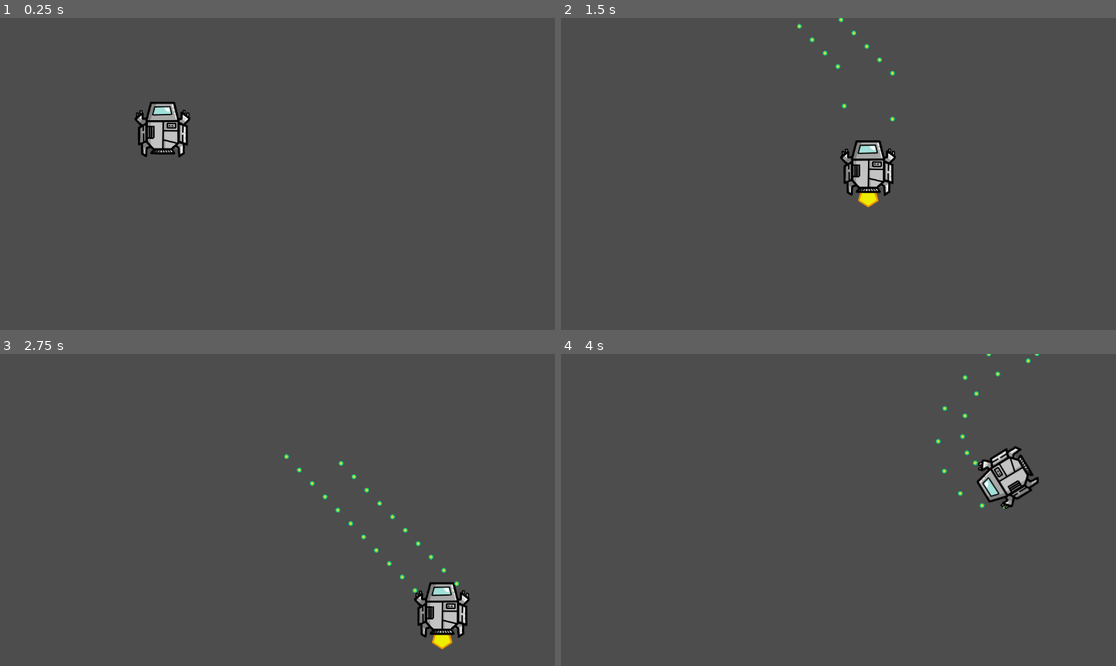
Above: before the commit, frames 1-4 (two rows, left to right).
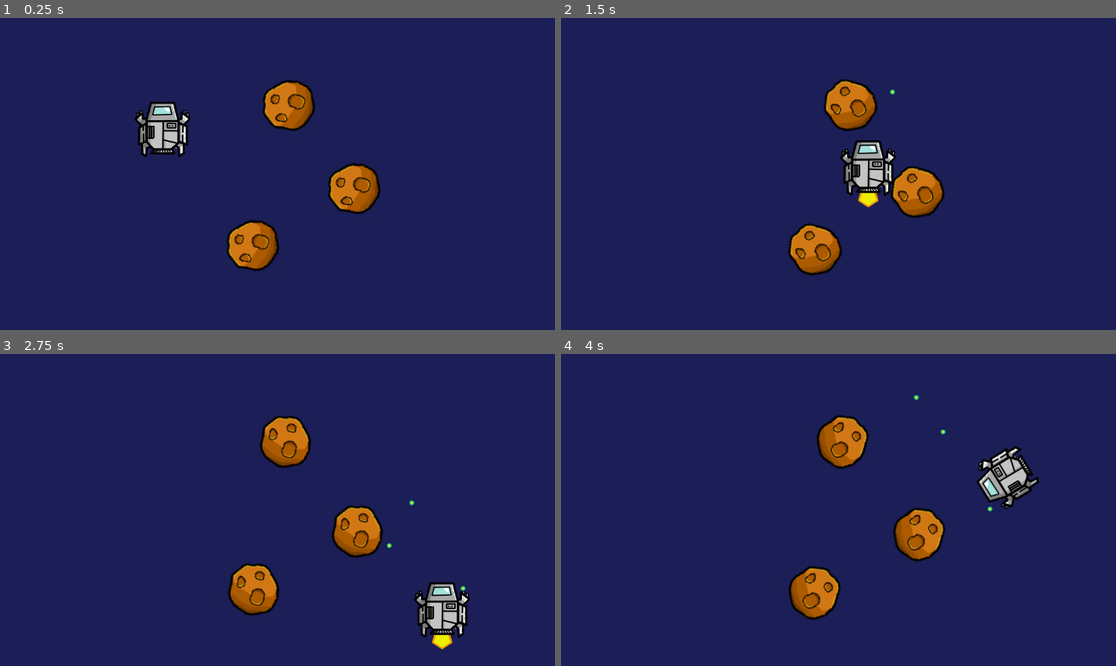
Above: after the commit, the same moments.

Repository: proJJ999/Spaceship-Enjoyer
Game: Godot game, scene res://main.tscn
The game is run twice, just before and just after one commit, with the same random seed, the same clock (stepped at 60 frames per second) and the same inputs.
Inputs:
- Up to frame 1 (0.25 s): no input
- Up to frame 2 (1.5 s): hold D (move_right) 0.53-1.28 s; hold Up (shoot) 0.53-1.28 s; hold S (move_down) from 1.28 s (still down); tap Up (shoot) at 1.35 s
- Up to frame 3 (2.75 s): release S (move_down) at 2.03 s; hold D (move_right) from 2.03 s (still down); hold Up (shoot) from 2.03 s (still down)
- Up to frame 4 (4 s): release D (move_right) at 2.78 s; release Up (shoot) at 2.78 s; hold W (move_up) 2.78-3.53 s; tap Up (shoot) at 2.85 s; hold Left (left) from 3.53 s (still down); hold Up (shoot) from 3.53 s (still down)

The runs differ from the first frame. In frame 1, 99% of the frame differs, in the area x 0-100%, y 0-100%; in frame 2, 99%; in frame 3, 99%; in frame 4, 99%.
Error after the commit: Invalid call. Nonexistent function 'get_damage' in base 'Area2D (player.gd)'. (res://meteor.gd:43)

Commit message:
Added breakable meteors to the game

Diff:
--- a/bullet.gd
+++ b/bullet.gd
@@ -1,7 +1,17 @@
 extends Area2D
 
-@export var speed = 25000
+@export var speed = 40000
+var damage = 1
+var source_node : Node
 
 func _process(delta):
 	var velocity = Vector2.UP.rotated(rotation) * speed * delta
 	position += velocity * delta
+
+func get_damage():
+	return damage
+
+
+func despawn(area):
+	if (area != source_node):
+		queue_free()
--- a/bullet.tscn
+++ b/bullet.tscn
@@ -15,3 +15,5 @@
 
 [node name="CollisionShape2D" type="CollisionShape2D" parent="."]
 shape = SubResource("CircleShape2D_od7lo")
+
+[connection signal="area_entered" from="." to="." method="despawn"]
--- a/main.gd
+++ b/main.gd
@@ -10,7 +10,6 @@
 func _process(delta):
 	pass
 
-
 func _on_player_bullet_shot(parent, bullet):
 	bullet.position = bullet.position.rotated(parent.rotation) + parent.global_position
 	add_child(bullet)
--- a/main.tscn
+++ b/main.tscn
@@ -1,11 +1,29 @@
-[gd_scene load_steps=3 format=3 uid="uid://bf52wrvu25yjc"]
+[gd_scene load_steps=4 format=3 uid="uid://bf52wrvu25yjc"]
 
 [ext_resource type="Script" path="res://main.gd" id="1_jmrt4"]
 [ext_resource type="PackedScene" uid="uid://q6d8su1x4qb0" path="res://player.tscn" id="2_2rbkg"]
+[ext_resource type="PackedScene" uid="uid://dytb83n60dm4k" path="res://meteor.tscn" id="3_yvhw1"]
 
 [node name="Main" type="Node"]
 script = ExtResource("1_jmrt4")
 
+[node name="ColorRect" type="ColorRect" parent="."]
+anchors_preset = 15
+anchor_right = 1.0
+anchor_bottom = 1.0
+grow_horizontal = 2
+grow_vertical = 2
+color = Color(0.0392157, 0.0509804, 0.356863, 0.72549)
+
 [node name="Player" parent="." instance=ExtResource("2_2rbkg")]
 
+[node name="Meteor" parent="." instance=ExtResource("3_yvhw1")]
+position = Vector2(596, 184)
+
+[node name="Meteor2" parent="." instance=ExtResource("3_yvhw1")]
+position = Vector2(522, 473)
+
+[node name="Meteor3" parent="." instance=ExtResource("3_yvhw1")]
+position = Vector2(732, 355)
+
 [connection signal="bullet_shot" from="Player" to="." method="_on_player_bullet_shot"]
--- /dev/null
+++ b/meteor.gd
@@ -0,0 +1,57 @@
+extends Area2D
+
+var life = 10
+var BROKEN_THRESHHOLD = 5
+
+var target : Vector2
+var move_angle : float
+var MIN_MOVEMENT_DISTANCE = 20
+var MAX_MOVEMENT_DISTANCE = 50
+var SPEED = 5
+
+var radiant_speed : float
+var radiant_direction : int
+
+# Called when the node enters the scene tree for the first time.
+func _ready():
+	$AnimatedSprite2D.play("full_life")
+	radiant_speed = PI / randi_range(4, 8)
+	radiant_direction = 1 - 2 * randi_range(0, 1)
+	target = position
+
+
+# Called every frame. 'delta' is the elapsed time since the previous frame.
+func _process(delta):
+	if (position.distance_to(target) <= 40):
+		target = calc_new_target()
+		move_angle = position.angle_to_point(target)
+	var velocity = Vector2.RIGHT.rotated(move_angle) * SPEED
+	position += velocity * delta
+
+	rotation += radiant_direction * radiant_speed * delta
+
+func calc_new_target():
+	var target_x = randi_range(MIN_MOVEMENT_DISTANCE, MAX_MOVEMENT_DISTANCE)
+	target_x = target_x * (1 - 2 * randi_range(0, 1))
+	var target_y = randi_range(MIN_MOVEMENT_DISTANCE, MAX_MOVEMENT_DISTANCE)
+	target_y = target_y * (1 - 2 * randi_range(0, 1))
+	var relative_target = Vector2(target_x, target_y)
+	relative_target = relative_target.rotated(randf_range(0, 2 * PI))
+	return position + relative_target
+
+func _on_area_entered(area):
+	var damage = area.get_damage()
+	updateLife(damage)
+
+
+func updateLife(damage):
+	life -= damage
+	if (life <= BROKEN_THRESHHOLD):
+		$AnimatedSprite2D.play("broken")
+	if (life <= 0):
+		$CollisionShape2D.set_deferred("disabled", true)
+		$AnimatedSprite2D.play("exploded")
+		$AnimationPlayer.play("die")
+		self.set_process(false)
+		await $AnimationPlayer.animation_finished
+		queue_free()
--- /dev/null
+++ b/meteor.tscn
@@ -0,0 +1,115 @@
+[gd_scene load_steps=12 format=3 uid="uid://dytb83n60dm4k"]
+
+[ext_resource type="Script" path="res://meteor.gd" id="1_emrn0"]
+[ext_resource type="Texture2D" uid="uid://beyoja62h2yt6" path="res://assets/meteor.png" id="1_vue00"]
+[ext_resource type="Texture2D" uid="uid://of6xp32gm0q3" path="res://assets/meteor_broken.png" id="2_ph6fh"]
+[ext_resource type="Texture2D" uid="uid://0f5nd507uv85" path="res://assets/meteor_exploding.png" id="3_li66g"]
+
+[sub_resource type="Shader" id="Shader_7582e"]
+code = "shader_type canvas_item;
+render_mode unshaded;
+
+uniform float opacity_loss : hint_range(0.0, 1.0);
+
+void fragment() {
+	float alpha = COLOR.a;
+	if (alpha > 0.0)
+	{
+		alpha -= opacity_loss;
+		if (alpha < 0.0)
+		{
+			alpha = 0.0;
+		}
+		COLOR.a = alpha;
+	}
+}
+"
+
+[sub_resource type="ShaderMaterial" id="ShaderMaterial_av1i3"]
+resource_local_to_scene = true
+shader = SubResource("Shader_7582e")
+shader_parameter/opacity_loss = 0.0
+
+[sub_resource type="SpriteFrames" id="SpriteFrames_vv4pb"]
+animations = [{
+"frames": [{
+"duration": 1.0,
+"texture": ExtResource("2_ph6fh")
+}],
+"loop": true,
+"name": &"broken",
+"speed": 5.0
+}, {
+"frames": [{
+"duration": 1.0,
+"texture": ExtResource("3_li66g")
+}],
+"loop": true,
+"name": &"exploded",
+"speed": 5.0
+}, {
+"frames": [{
+"duration": 1.0,
+"texture": ExtResource("1_vue00")
+}],
+"loop": true,
+"name": &"full_life",
+"speed": 5.0
+}]
+
+[sub_resource type="CircleShape2D" id="CircleShape2D_5ko80"]
+radius = 42.0119
+
+[sub_resource type="Animation" id="Animation_u1sko"]
+resource_name = "die"
+tracks/0/type = "bezier"
+tracks/0/imported = false
+tracks/0/enabled = true
+tracks/0/path = NodePath("AnimatedSprite2D:material:shader_parameter/opacity_loss")
+tracks/0/interp = 1
+tracks/0/loop_wrap = true
+tracks/0/keys = {
+"handle_modes": PackedInt32Array(0, 0),
+"points": PackedFloat32Array(0, -0.25, 0, 0.25, 0, 1, -0.25, 0, 0.25, 0),
+"times": PackedFloat32Array(0.3, 1)
+}
+
+[sub_resource type="Animation" id="Animation_wb62g"]
+length = 0.001
+tracks/0/type = "bezier"
+tracks/0/imported = false
+tracks/0/enabled = true
+tracks/0/path = NodePath("AnimatedSprite2D:material:shader_parameter/opacity_loss")
+tracks/0/interp = 1
+tracks/0/loop_wrap = true
+tracks/0/keys = {
+"handle_modes": PackedInt32Array(0),
+"points": PackedFloat32Array(0, -0.25, 0, 0.25, 0),
+"times": PackedFloat32Array(0)
+}
+
+[sub_resource type="AnimationLibrary" id="AnimationLibrary_78i3d"]
+_data = {
+"RESET": SubResource("Animation_wb62g"),
+"die": SubResource("Animation_u1sko")
+}
+
+[node name="Meteor" type="Area2D"]
+script = ExtResource("1_emrn0")
+
+[node name="AnimatedSprite2D" type="AnimatedSprite2D" parent="."]
+material = SubResource("ShaderMaterial_av1i3")
+scale = Vector2(1.25, 1.25)
+sprite_frames = SubResource("SpriteFrames_vv4pb")
+animation = &"exploded"
+
+[node name="CollisionShape2D" type="CollisionShape2D" parent="."]
+scale = Vector2(1.25, 1.25)
+shape = SubResource("CircleShape2D_5ko80")
+
+[node name="AnimationPlayer" type="AnimationPlayer" parent="."]
+libraries = {
+"": SubResource("AnimationLibrary_78i3d")
+}
+
+[connection signal="area_entered" from="." to="." method="_on_area_entered"]
--- a/player.gd
+++ b/player.gd
@@ -58,6 +58,7 @@
 	cannon_switch = not cannon_switch
 	bullet.position = start
 	bullet.rotation = rotation
+	bullet.source_node =  self
 	bullet_shot.emit(self, bullet)
 
 	await $BulletCooldown.timeout
--- a/player.tscn
+++ b/player.tscn
@@ -48,5 +48,5 @@
 position = Vector2(-50, -50)
 
 [node name="BulletCooldown" type="Timer" parent="."]
-wait_time = 0.01
+wait_time = 0.1
 one_shot = true
--- /dev/null
+++ b/shaders/fade.gdshader
@@ -0,0 +1,17 @@
+shader_type canvas_item;
+render_mode unshaded;
+
+uniform float opacity_loss : hint_range(0.0, 1.0);
+
+void fragment() {
+	float alpha = COLOR.a;
+	if (alpha > 0.0)
+	{
+		alpha -= opacity_loss;
+		if (alpha < 0.0)
+		{
+			alpha = 0.0;
+		}
+		COLOR.a = alpha;
+	}
+}
Binary file added: assets/meteor.png
Not shown, added: assets/meteor.png.import
Binary file added: assets/meteor_broken.png
Not shown, added: assets/meteor_broken.png.import
Binary file added: assets/meteor_exploding.png
Not shown, added: assets/meteor_exploding.png.import
Not shown, added: assets/meteor.png~
Not shown, added: assets/meteor_broken.png~
Not shown, added: krita-projects/meteor.kra
Not shown, added: krita-projects/meteor.kra~
Not shown, added: krita-projects/meteor_broken.kra
Not shown, added: krita-projects/meteor_broken.kra~
(and 2 more such lines)
